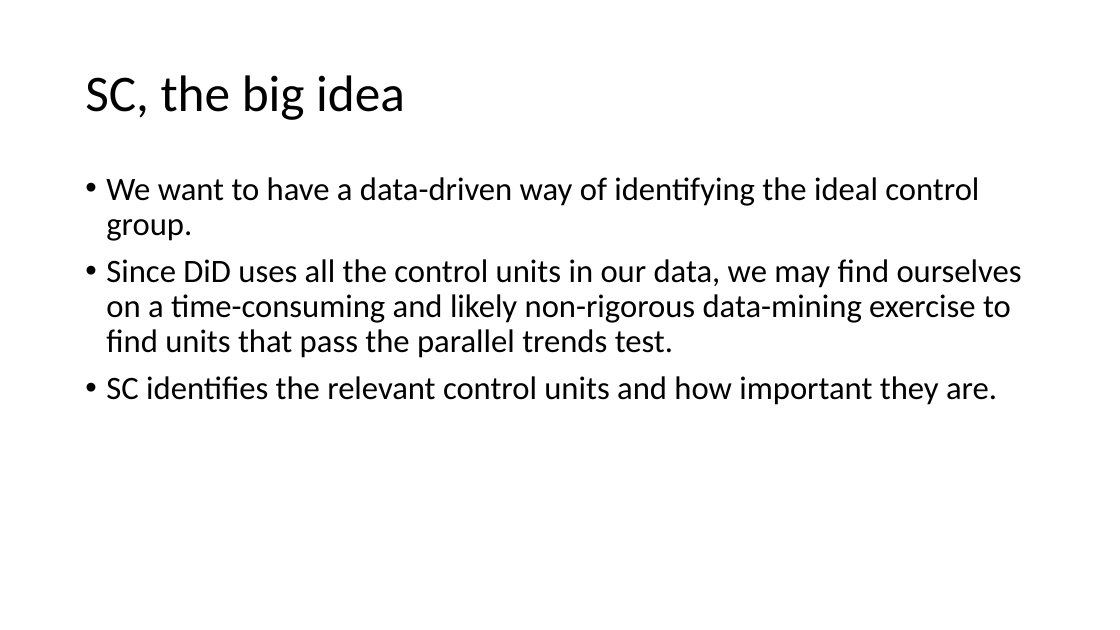
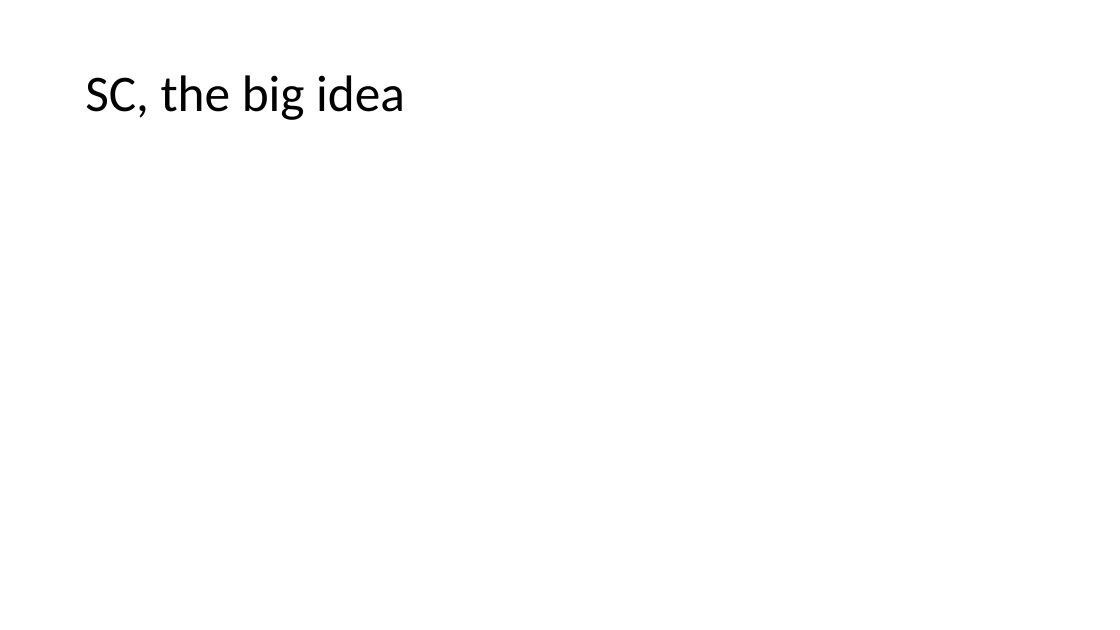
Before and after one commit to shoepaladin/causalinference_crashcourse, a slide deck: slide 23 of Powerpoints/6 DiffnDiff (WIP).pptx. Drawn at 1120x630 pixels with LibreOffice and Linux fonts; fonts in the diff are those of the drawing; grey boxes stand for pictures. Boxes give left, top, right and bottom in pixels: in the first picture for what was removed or moved away, otherwise in the second. Text is boxed around its words. In the diff, an @@ line names an element or a change of style, - is before the commit and + after.

```diff
--- a/Powerpoints/6 DiffnDiff (WIP).pptx
+++ b/Powerpoints/6 DiffnDiff (WIP).pptx
@@ text removed at bbox=[106, 177, 1022, 405] @@
-• We want to have a data-driven way of identifying the ideal control group.
-• Since DiD uses all the control units in our data, we may find ourselves on a time-consuming and likely non-rigorous data-mining exercise to find units that pass the parallel trends test.
-• SC identifies the relevant control units and how important they are.
```
Also in this commit, not shown: 1 other slide changed, 2 slides added, 1 other file.
